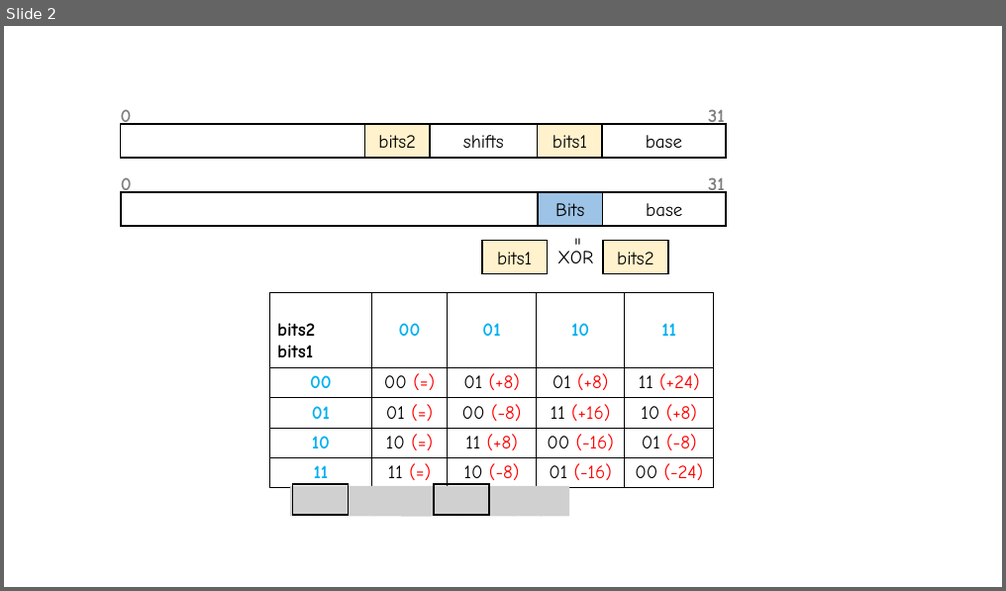
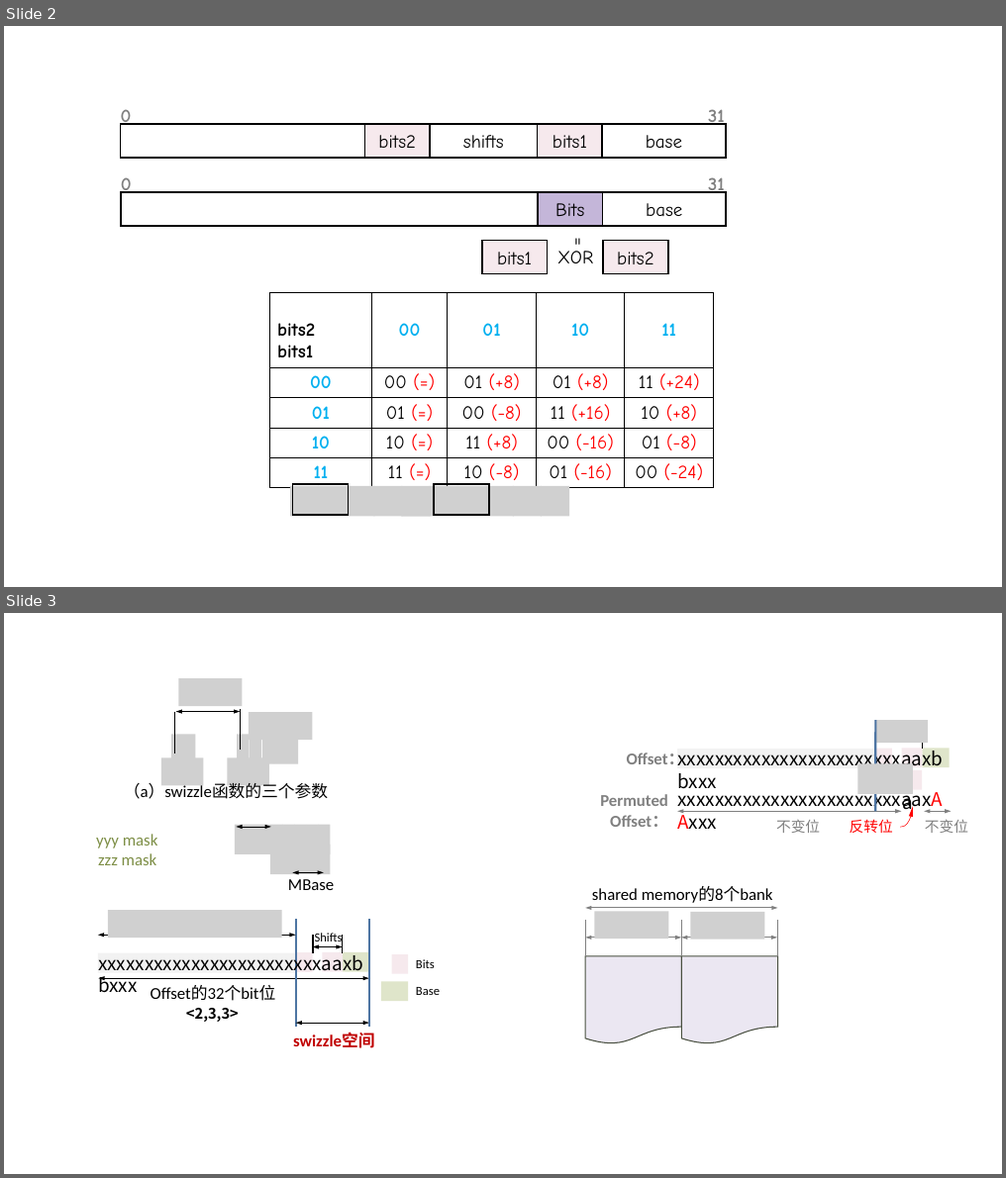
Before and after one commit to lcy-seso/DLFrameworkTest, a slide deck: Cuda/cute/swizzle/figures/swizzle.pptx. Shown one above the other, each under a label of ours: slide 2 before the commit, slides 2 and 3 after it. The pictures are 1006x591 and 1006x1178 pixels, drawn with LibreOffice and Linux fonts; fonts in the diff are those of the drawing; grey boxes stand for pictures. Boxes give left, top, right and bottom in pixels: in the first picture for what was removed or moved away, otherwise in the second. Text is boxed around its words. In the diff, an @@ line names an element or a change of style, - is before the commit and + after.

```diff
--- a/Cuda/cute/swizzle/figures/swizzle.pptx
+++ b/Cuda/cute/swizzle/figures/swizzle.pptx
@@ slide 3 added at (4,613,1002,1174), background #FFFFFF @@
@@ group added at (124,679,328,799): 11 pictures, 2 lines, 1 double arrow, 1 text @@
+（a）swizzle函数的三个参数
@@ group added at (600,720,968,833): 8 texts, 5 rectangles, 3 double arrows, 3 lines, 2 pictures, 1 curved arrow @@
+xxxxxxxxxxxxxxxxxxxxxxxxaaxAAxxx
+xxxxxxxxxxxxxxxxxxxxxxxxaaxbbxxx
+aa
+不变位
+不变位
+反转位
+Offset：
+Permuted Offset：
@@ text added at (96,834,158,849), 16 pt, text #7E8F47 @@
+yyy mask
@@ double arrow added from (271, 827) to (236, 827), #000000 0.75 pt @@
@@ group added at (235,825,331,855): 8 pictures @@
@@ text added at (98,854,157,865), 16 pt, text #7E8F47 @@
+zzz mask
@@ text added at (288,879,334,890), 16 pt, text #000000 @@
+MBase
@@ group added at (270,845,331,874): 5 pictures, 1 double arrow @@
@@ group added at (586,886,778,1045): 3 double arrows, 3 lines, 2 flow chart documents, 2 pictures, 1 text @@
+shared memory的8个bank
@@ double arrow added from (296, 935) to (98, 935), #000000 0.75 pt @@
@@ picture added at (108,910,282,938) @@
@@ line added from (296, 919) to (296, 1027), #4E75A3 2 pt @@
@@ line added from (313, 935) to (313, 954), #000000 1 pt @@
@@ text added at (315,933,343,946), 12 pt, text #000000 @@
+Shifts
@@ line added from (343, 935) to (343, 954), #000000 1 pt @@
@@ line added from (369, 919) to (369, 1027), #4E75A3 2 pt @@
@@ text added at (91,949,375,978), 18 pt, text #000000 @@
+xxxxxxxxxxxxxxxxxxxxxxxxaaxbbxxx
@@ rectangle added at (98,954,296,973), fill #F2F2F2 @@
@@ rectangle added at (296,953,313,972), fill #F6E9ED @@
@@ double arrow added from (343, 947) to (313, 947), #000000 0.75 pt @@
@@ rectangle added at (322,953,343,972), fill #F6E9ED @@
@@ rectangle added at (343,953,369,972), fill #DFE5CA @@
@@ double arrow added from (369, 978) to (98, 978), #000000 0.75 pt @@
@@ text added at (151,985,276,1001), 16 pt, text #000000 @@
+Offset的32个bit位
@@ group added at (381,955,440,1001): 2 rectangles, 2 texts @@
+Bits
+Base
@@ text added at (186,1008,239,1022), 14 pt, text #000000, bold @@
+<2,3,3>
@@ double arrow added from (369, 1023) to (296, 1023), #000000 0.75 pt @@
@@ text added at (293,1034,375,1049), 16 pt, text #C00000, bold @@
+swizzle空间
@@ slide 2 changed as well @@
@@ rectangle "Bits" at (538,192,603,226): fill #9DC3E6 to #C4B6D9 @@
@@ fill #FFF2CC to #F6E9ED in 4 elements at (538,124,603,158), (364,124,430,158), (482,240,548,274), (604,240,668,274) @@
```
Also in this commit, not shown: 1 other slide changed, 6 other files.
